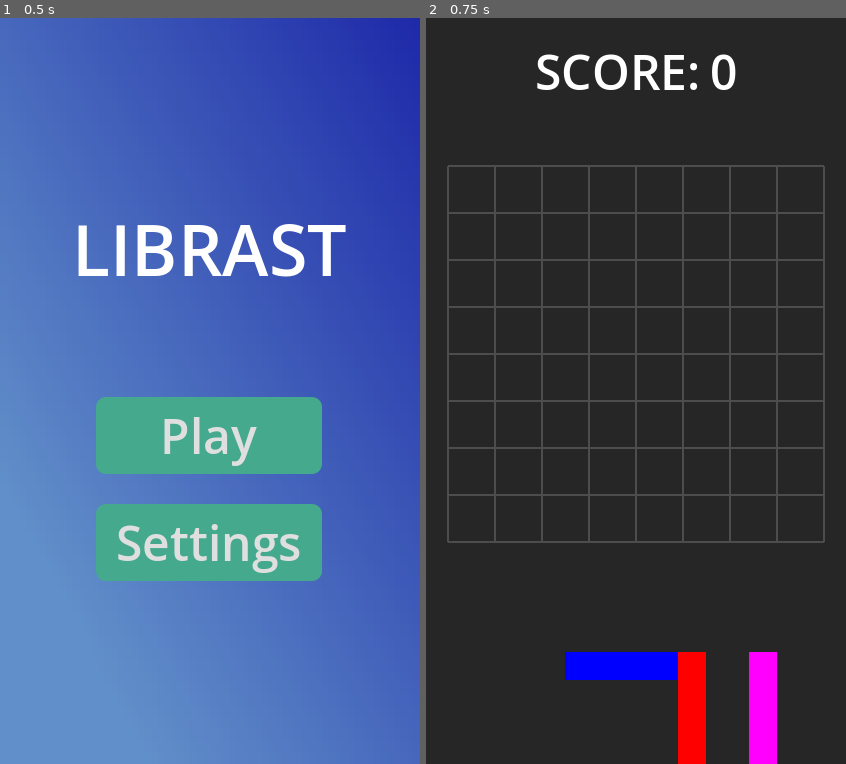
Above: before the commit, frames 1-2 (left to right).
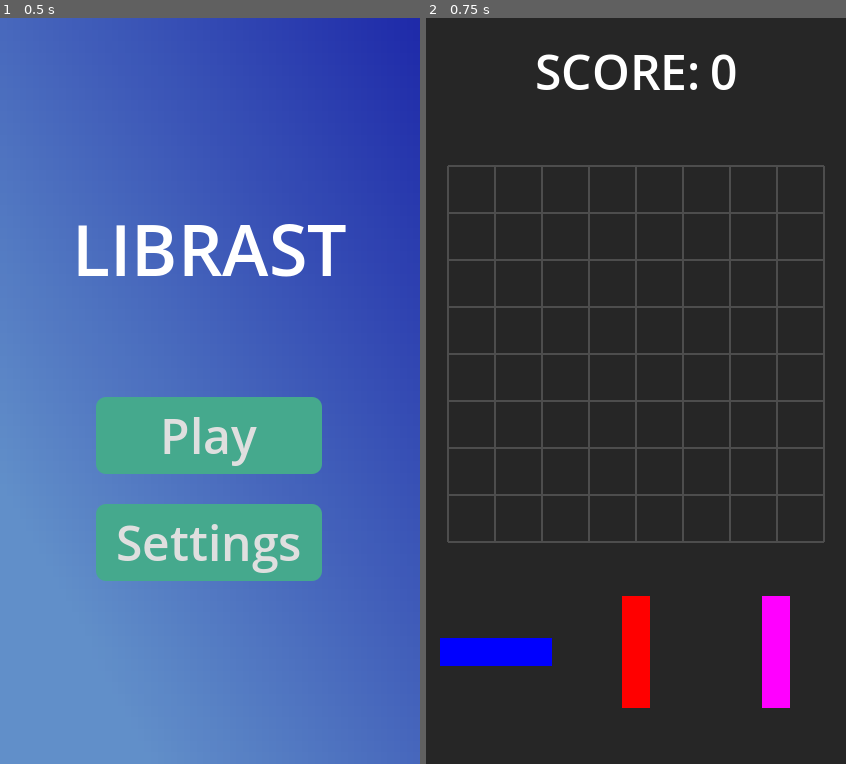
Above: after the commit, the same moments.

Repository: Piernikkk/librast
Game: Godot game, scene res://scenes/start_screen.tscn
Two runs of this game, one before a commit and one after it. Both use one fixed random seed, a clock stepped at 60 frames per second and the inputs below.
Inputs:
- Up to frame 1 (0.5 s): no input
- Up to frame 2 (0.75 s): click "Play" at 0.5 s

Frame 1 is identical in both runs. In frame 2, 5.2% of the frame differs, in the area x 3-87%, y 77-100%.

Commit message:
Hopefully  fixed this piece bar positioning issue

Diff:
--- a/project.godot
+++ b/project.godot
@@ -25,6 +25,7 @@
 window/size/viewport_height=746
 window/size/window_width_override=420
 window/size/window_height_override=746
+window/handheld/orientation=1
 
 [editor_plugins]
 
--- a/scripts/grid.gd
+++ b/scripts/grid.gd
@@ -192,9 +192,6 @@
 				return true;
 
 	return false;
-
-func get_block_size() -> int:
-	return dynamic_block_size;
 
 func redraw_grid() -> void:
 	queue_redraw();
--- a/scripts/piece_bar.gd
+++ b/scripts/piece_bar.gd
@@ -30,7 +30,7 @@
 	else:
 		effective_size = viewport_size;
 
-	position = Vector2(effective_size.x / 2, effective_size.y * 0.85);
+	position = Vector2(0, effective_size.y * 0.85);
 
 func spawn_shapes() -> void:
 	for shape in current_shapes:
@@ -54,60 +54,67 @@
 		shape_datas.append(shape_data);
 		current_shapes.append(shape);
 
-	var block_size = grid_ref.dynamic_block_size * 0.6;
-	var total_width = 0;
-	var max_width = 0;
+	var window_size = DisplayServer.window_get_size();
+	var viewport = get_viewport();
+	var viewport_size = viewport.get_visible_rect().size;
+	var effective_width = max(window_size.x, viewport_size.x);
 
-	for shape_data in shape_datas:
-		var width = shape_data.width * block_size;
-		total_width += width;
-		if width > max_width:
-			max_width = width;
-
-	var padding = block_size * 1.5;
-	total_width += padding * 2;
-
-	var start_x = - total_width / 2.0;
-	var current_x = start_x;
+	var slot_width = effective_width / 3.0;
 
 	for i in range(3):
 		var shape = temp_shapes[i];
-		var shape_data = shape_datas[i];
-		var shape_width = shape_data.width * block_size;
+		var slot_center_x = slot_width * (i + 0.5);
 
-		shape.position = Vector2(current_x + shape_width / 2.0, 0);
-		current_x += shape_width + padding;
+		var shape_visual_center = get_shape_visual_center(shape);
+
+		shape.position = Vector2(slot_center_x - shape_visual_center.x, -shape_visual_center.y);
+
+func get_shape_visual_center(shape: Node2D) -> Vector2:
+	"""Calculate the visual center of a shape based on its blocks' positions"""
+	if shape.blocks.is_empty():
+		return Vector2.ZERO;
+
+	var min_pos = Vector2(INF, INF);
+	var max_pos = Vector2(-INF, -INF);
+
+	for block_data in shape.blocks:
+		var block = block_data.node;
+		var block_pos = block.position;
+
+		min_pos.x = min(min_pos.x, block_pos.x);
+		min_pos.y = min(min_pos.y, block_pos.y);
+		max_pos.x = max(max_pos.x, block_pos.x);
+		max_pos.y = max(max_pos.y, block_pos.y);
+
+	return (min_pos + max_pos) / 2.0;
 
 func update_shape_sizes() -> void:
-	var block_size = grid_ref.dynamic_block_size * 0.6;
-	var total_width = 0;
-	var shape_widths = [];
-
 	for shape in current_shapes:
 		if is_instance_valid(shape):
 			shape.update_size(true);
-			var width = 0;
-			for block_data in shape.blocks:
-				var x = block_data.grid_pos.x;
-				if (x + 1) * block_size > width:
-					width = (x + 1) * block_size;
-			shape_widths.append(width);
-			total_width += width;
 
-	var padding = block_size * 1.5;
-	if shape_widths.size() > 1:
-		total_width += padding * (shape_widths.size() - 1);
+	var window_size = DisplayServer.window_get_size();
+	var viewport = get_viewport();
+	var viewport_size = viewport.get_visible_rect().size;
+	var effective_width = max(window_size.x, viewport_size.x);
 
-	var start_x = - total_width / 2.0;
-	var current_x = start_x;
+	var slot_width = effective_width / 3.0;
 
-	var idx = 0;
+	var all_shapes_array = [null, null, null];
 	for shape in current_shapes:
-		if is_instance_valid(shape) and idx < shape_widths.size():
-			var shape_width = shape_widths[idx];
-			shape.position = Vector2(current_x + shape_width / 2.0, 0);
-			current_x += shape_width + padding;
-			idx += 1;
+		if is_instance_valid(shape):
+			var slot_index = int(shape.position.x / slot_width);
+			slot_index = clamp(slot_index, 0, 2);
+			all_shapes_array[slot_index] = shape;
+
+	for i in range(3):
+		if all_shapes_array[i] != null:
+			var shape = all_shapes_array[i];
+			var slot_center_x = slot_width * (i + 0.5);
+
+			var shape_visual_center = get_shape_visual_center(shape);
+
+			shape.position = Vector2(slot_center_x - shape_visual_center.x, -shape_visual_center.y);
 
 func _on_shape_placed(placed_shape) -> void:
 	current_shapes.erase(placed_shape);
--- a/scripts/shape.gd
+++ b/scripts/shape.gd
@@ -191,14 +191,11 @@
 
 	return best_anchor;
 
-func get_grid_position_for_anchor() -> Vector2i:
-	return get_best_placement_position();
-
 func place_shape() -> void:
 	if not can_place_shape():
 		return ;
 
-	var anchor_pos = get_grid_position_for_anchor();
+	var anchor_pos = get_best_placement_position();
 
 	for block_data in blocks:
 		var grid_pos = anchor_pos + block_data.grid_pos;
